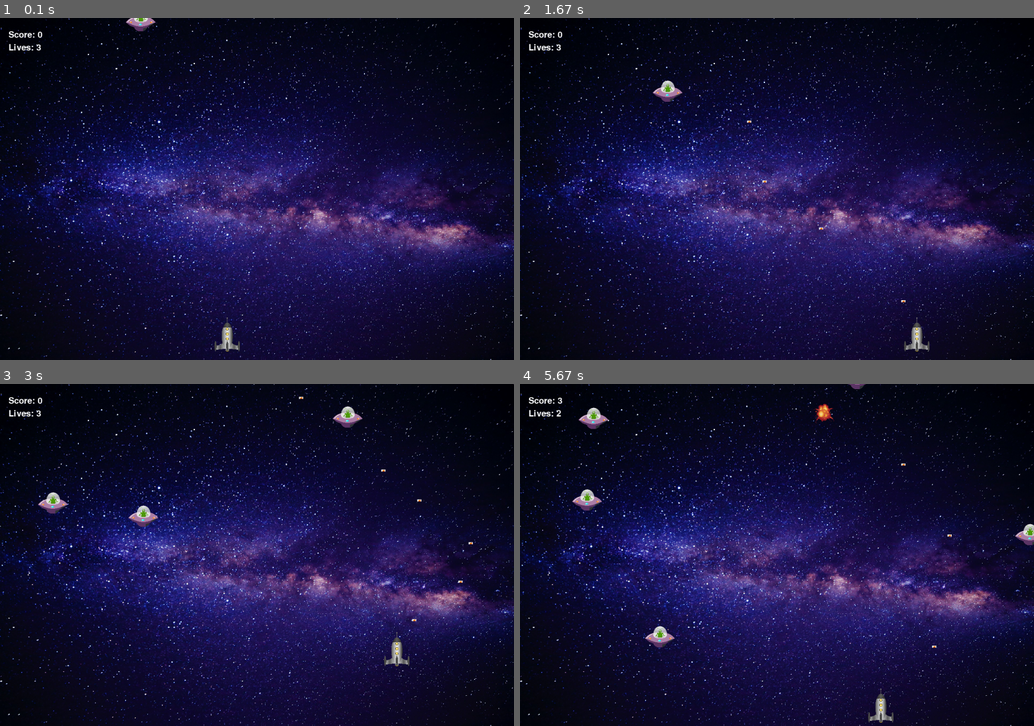
Above: before the commit, frames 1-4 (two rows, left to right).
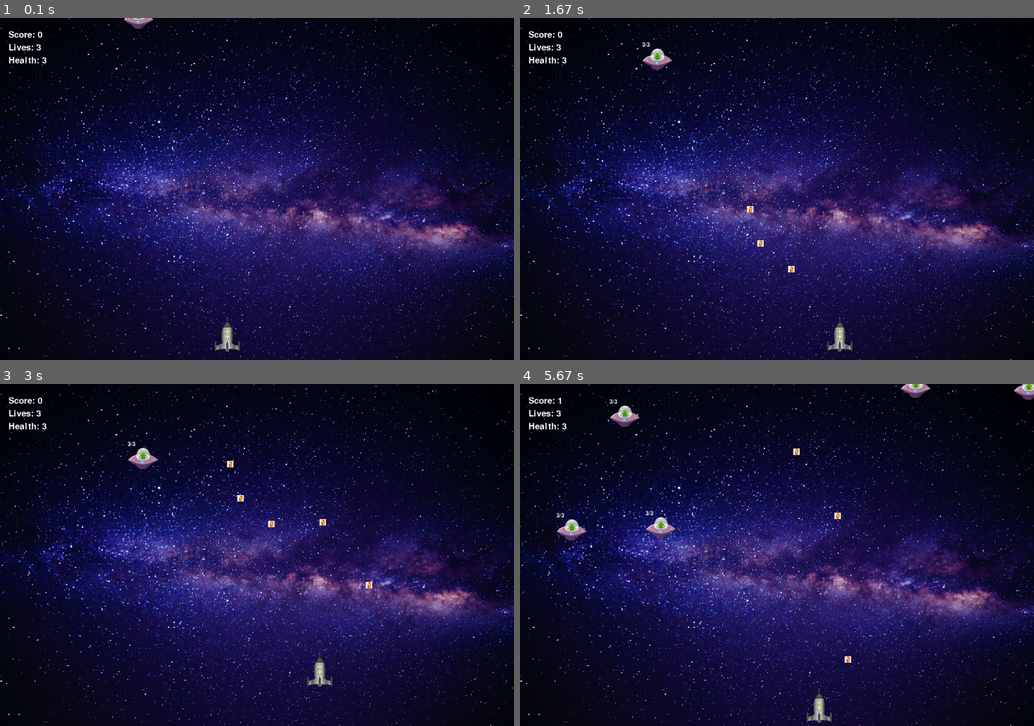
Above: after the commit, the same moments.

Repository: Pavel-Bylkov/shuter_pygame
Game: pygame game, started from main.py
Same seed, same stepped clock (60 frames per second), same inputs: the game is played once before the commit and once after it.
Inputs:
- Up to frame 1 (0.1 s): no input
- Up to frame 2 (1.67 s): tap Space at 0.33, 0.73, 1.03, 1.23, 1.53 s; hold T 0.67-1.13 s; hold D 0.67-1.13 s; hold D 1.17-1.63 s
- Up to frame 3 (3 s): hold W 1.67-1.97 s; tap Space at 1.73, 2.07, 2.37, 2.57, 2.87 s; hold D 2-2.47 s; hold A from 2.5 s (still down)
- Up to frame 4 (5.67 s): release A at 3.03 s; hold S 3.07-3.37 s; tap Space at 3.13, 3.47, 3.9, 4.3, 4.6, 4.97, 5.37 s; hold A 3.4-3.8 s; hold W 3.83-4.2 s; hold D 4.23-4.87 s; hold S 4.9-5.27 s; hold A from 5.3 s (still down)

The runs differ from the first frame. In frame 1, 0.2% of the frame differs, in the area x 1-31%, y 0-14%; in frame 2, 1.0%; in frame 3, 1.5%; in frame 4, 2.5%, in the area x 1-100%, y 0-99%.

Commit message:
add chamge weapon

Diff:
--- a/main.py
+++ b/main.py
@@ -5,20 +5,33 @@
 # todo Добавить режимы игр
 #ToDo make it so that when rocket and ufo interact the ufo
 # disappears and u get point not u lose game
-
-FPS = 35
+# todo add different gun by power
+
+FPS = 20
 # запускаем инициализацию pygame - настройка на наше железо
 pg.init()
 pg.font.init()
 
+win_width, win_height = 1200, 800
 # нам нужны такие картинки:
 img_back = "galaxy.jpg"  # фон игры
-img_hero = "rocket.png"  # герой
-img_enemy = "ufo.png"  # враг
-img_over = "gameover.jpeg"
-img_bull = "fireball.png"
+# конвертация любого формата изображений в формат pygame
+back_img = pg.image.load(img_back)
+background = pg.transform.scale(back_img, (win_width, win_height))
+# герой
+img_hero = pg.transform.scale(pg.image.load("rocket.png"), (60, 80))
+# враг
+img_enemy = pg.transform.scale(pg.image.load("ufo.png"), (70, 50))
+# подготавливаем картинку для геймовера
+gameover = pg.transform.scale(pg.image.load("gameover.jpeg"), (win_width, win_height))
+img_bull = pg.transform.scale(pg.image.load("fireball.png"), (15, 15))
+img_bull2 = pg.transform.scale(pg.image.load("blaster.png"), (15, 15))
 img_bum = "Взрыв4.png"
-win_width, win_height = 1200, 800
+images_for_bum = []
+for i in range(1, 11):
+    images_for_bum.append(
+        pg.transform.scale(pg.image.load(img_bum), (i * 10, i * 10))
+    )
 
 # цвета
 WHITE_COLOR = (255, 255, 255)
@@ -27,13 +40,6 @@
 GREEN_COLOR = (0, 255, 0)
 BLUE_COLOR = (0, 0, 255)
 YELLOW_COLOR = (255, 255, 0)
-
-
-images_for_bum = []
-for i in range(1, 11):
-    images_for_bum.append(
-        pg.transform.scale(pg.image.load(img_bum), (i * 10, i * 10))
-    )
 
 
 class Text:
@@ -59,20 +65,37 @@
     def reset(self, win):
         win.blit(self.image, (self.x, self.y))
 
-
-class Hero(pg.sprite.Sprite):
-    def __init__(self):
-        super().__init__()
-        self.speed = 12
-        self.image = pg.transform.scale(pg.image.load(img_hero), (60, 80))
+class Base(pg.sprite.Sprite):
+    def __init__(self, x, y, speed, img, *args, **kwargs):
+        super().__init__(*args)
+        self.speed = speed
+        self.image = img
         self.rect = self.image.get_rect()
-        self.rect.x = 500
-        self.rect.y = 700
+        self.rect.x = x
+        self.rect.y = y
+
+    def reset(self, win):
+        win.blit(self.image, (self.rect.x, self.rect.y))
+
+class Hero(Base):
+    def __init__(self, x, y, speed):
+        super().__init__(x=x, y=y, speed=speed, img=img_hero)
         self.bullets = pg.sprite.Group()
         self.reload = time.time()
+        self.health = 3
+        self.health_display = Text(x=20, y=90, text="Health: 3", font_size=30)
+        self.cur_weapon = 1
+        # 1 - blaster, 2 - fireball
+
+    def change_weapon(self):
+        if self.cur_weapon == 1:
+            self.cur_weapon = 2
+        else:
+            self.cur_weapon = 1
 
     def update(self):
         self.bullets.update()
+        self.health_display.update(f"Health: {self.health}")
         keys = pg.key.get_pressed()
         if keys[pg.K_w]:
             self.rect.y -= self.speed
@@ -82,64 +105,82 @@
             self.rect.x -= self.speed
         if keys[pg.K_d]:
             self.rect.x += self.speed
-        if keys[pg.K_SPACE] and time.time() - self.reload > 0.25:
-            self.bullets.add(
-                Bullet(x=self.rect.centerx, y=self.rect.top, speed=10)
-            )
-            self.reload = time.time()
-
-    def reset(self, win):
-        win.blit(self.image, (self.rect.x, self.rect.y))
+        if keys[pg.K_t]:
+            self.change_weapon()
+        if self.cur_weapon == 1:
+            if keys[pg.K_SPACE] and time.time() - self.reload > 0.25:
+                self.bullets.add(
+                    Bullet(x=self.rect.centerx, y=self.rect.top, speed=10, power=1)
+                )
+                self.reload = time.time()
+        else:
+            if keys[pg.K_SPACE] and time.time() - self.reload > 0.5:
+                self.bullets.add(
+                    Bullet(x=self.rect.centerx, y=self.rect.top, speed=15, power=3)
+                )
+                self.reload = time.time()
+
+    def get_hit(self):
+        self.health -= 1
+        if self.health == 0:
+            game_over()
+
+    def reset(self, win):
+        super().reset(win)
         self.bullets.draw(win)
-
-
-class Enemy(pg.sprite.Sprite):
+        self.health_display.reset(win)
+
+class Enemy(Base):
     def __init__(self, x, y, speed):
-        super().__init__()
-        self.speed = speed
-        self.image = pg.transform.scale(pg.image.load(img_enemy), (70, 50))
-        self.rect = self.image.get_rect()
-        self.rect.x = x
-        self.rect.y = y
-
-    def update(self, player, bums):
+        super().__init__(x=x, y=y, speed=speed, img=img_enemy)
+        self.health = 3
+        self.health_display = Text(x=self.rect.x, y=(self.rect.y-15),
+                                   text="3/3", font_size=20)
+
+    def update(self, player, bums, win):
         global lives, score
         self.rect.y += self.speed
         self.rect.x += random.randint(-self.speed, self.speed)
+        self.health_display.change_pos(self.rect.x, self.rect.y - 15)
         if self.rect.y > win_height:
             self.rect.y = -50
             self.rect.x = random.randint(30, win_height - 30)
             if lives > 0:
                 lives -= 1
-        if pg.sprite.spritecollide(self, player.bullets, True):
+        if pg.sprite.collide_rect(self, player):
+            player.get_hit()
             bums.add(
                 Bum(self.rect.centerx, self.rect.centery)
             )
             self.rect.y = -50
             self.rect.x = random.randint(30, win_height - 30)
             score += 1
-
-    def reset(self, win):
-        win.blit(self.image, (self.rect.x, self.rect.y))
-
-
-class Bullet(pg.sprite.Sprite):
-    def __init__(self, x, y, speed):
-        super().__init__()
-        self.speed = speed
-        self.image = pg.transform.scale(pg.image.load(img_bull), (10, 5))
-        self.rect = self.image.get_rect()
-        self.rect.x = x
-        self.rect.y = y
+        coll = pg.sprite.spritecollide(self, player.bullets, True)
+        if coll:
+            for bull in coll:
+                self.health -= bull.power
+        if self.health == 0:
+            bums.add(
+                Bum(self.rect.centerx, self.rect.centery)
+            )
+            self.rect.y = -50
+            self.rect.x = random.randint(30, win_height - 30)
+            score += 1
+            self.health = 3
+        self.health_display.update(f"{self.health}/3")
+        self.health_display.reset(win)
+
+
+
+class Bullet(Base):
+    def __init__(self, x, y, speed, power):
+        super().__init__(x=x, y=y, speed=speed, img=img_bull)
+        self.power = power
 
     def update(self):
         self.rect.y -= self.speed
         if self.rect.y < 0:
             self.kill()
-
-    def reset(self, win):
-        win.blit(self.image, (self.rect.x, self.rect.y))
-
 
 class Bum(pg.sprite.Sprite):
     def __init__(self, x, y):
@@ -165,17 +206,18 @@
     def reset(self, win):
         win.blit(self.image, (self.rect.x, self.rect.y))
 
+def game_over():
+    global finish
+
+    finish = True
+    window.blit(gameover, (0, 0))
+
 # Создаем окошко
 pg.display.set_caption("Shooter")  # Title у окна
 window = pg.display.set_mode((win_width, win_height))
-back_img = pg.image.load(img_back)  # конвертация любого формата изображений в формат pygame
-background = pg.transform.scale(back_img, (win_width, win_height))
-
-# подготавливаем картинку для геймовера
-gameover = pg.transform.scale(pg.image.load(img_over), (win_width, win_height))
 
 # создаем спрайты
-hero = Hero()
+hero = Hero(x=500, y=700, speed=12)
 
 # создаем надписи на экране
 score_display = Text(x=20, y=30, text="Score: 0", font_size=30)
@@ -188,7 +230,7 @@
 monsters = pg.sprite.Group()
 for k in range(5):
     monsters.add(
-        Enemy(x=random.randint(3, win_width // 10 - 3) * 10,
+        Enemy(x=random.randint(3, win_width // 10 - 4) * 10,
               y=random.randint(-500, -30),
               speed=random.randint(3, 7))
     )
@@ -215,7 +257,7 @@
         hero.update()
         hero.reset(window)
 
-        monsters.update(hero, bums)
+        monsters.update(hero, bums, window)
         monsters.draw(window)
 
         bums.update()
@@ -233,8 +275,7 @@
         lives_display.reset(window)
 
         if lives == 0:
-            window.blit(gameover, (0, 0))
-            finish = True
+            game_over()
 
         pg.display.update()
 
